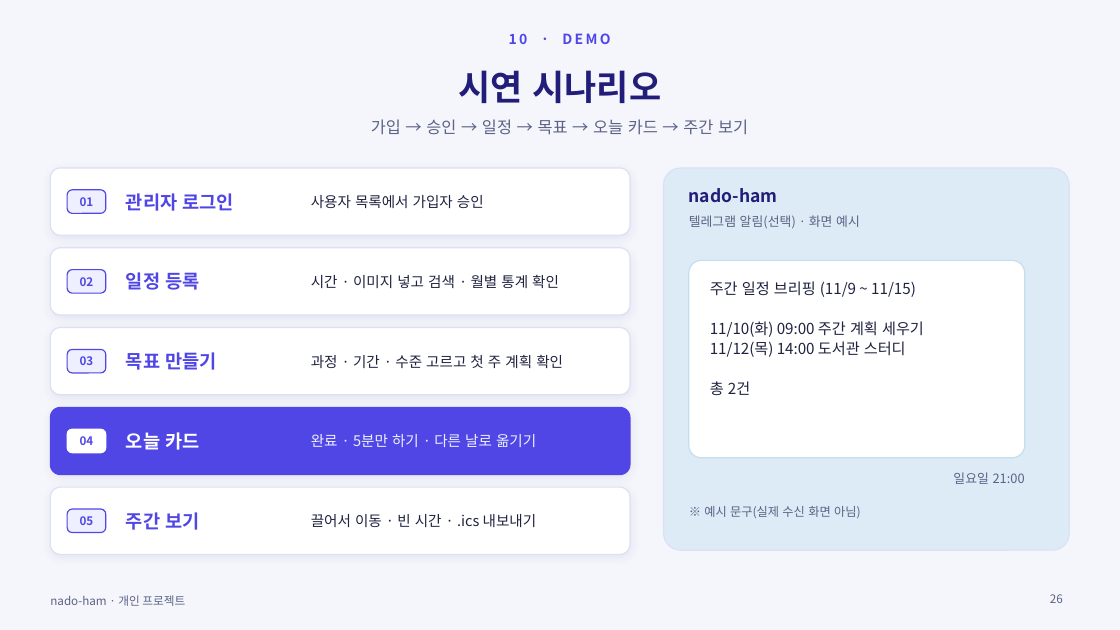
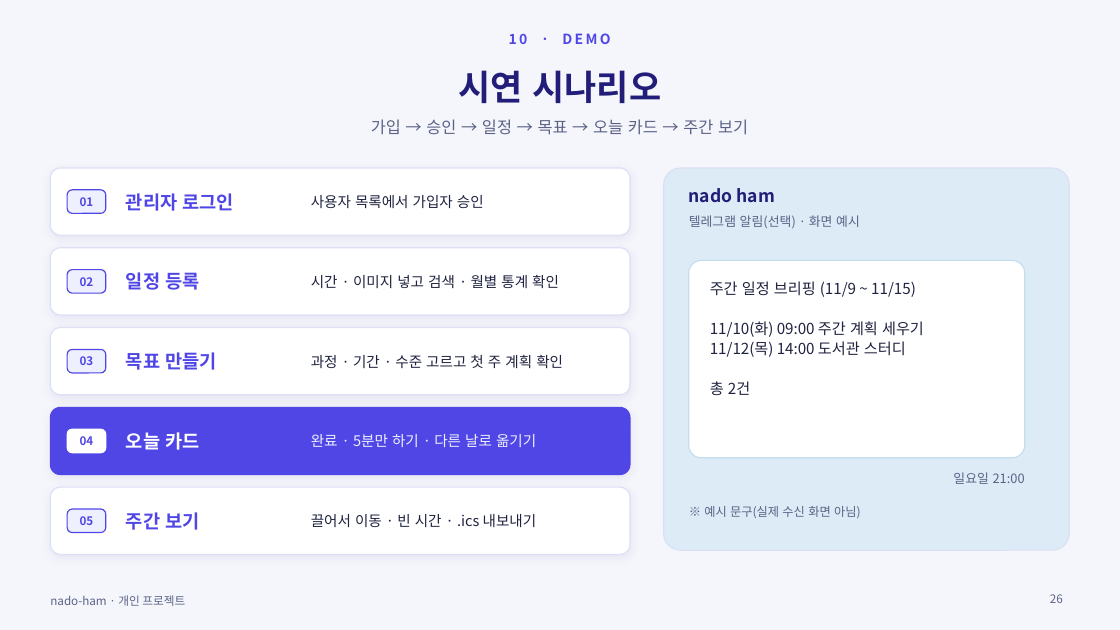
Before and after one commit to ho8566z/nado-ham_word, a slide deck: slide 26 of ppt_output/nado_ham.pptx. Drawn at 1120x630 pixels with LibreOffice and Linux fonts; fonts in the diff are those of the drawing. Boxes give left, top, right and bottom in pixels: in the first picture for what was removed or moved away, otherwise in the second. Text is boxed around its words. In the diff, an @@ line names an element or a change of style, - is before the commit and + after.

```diff
--- a/ppt_output/nado_ham.pptx
+++ b/ppt_output/nado_ham.pptx
@@ text at [689,188,774,202]: text changed @@
-nado-ham
+nado ham
```
Also in this commit, not shown: 15 other slides changed, 34 other files.
